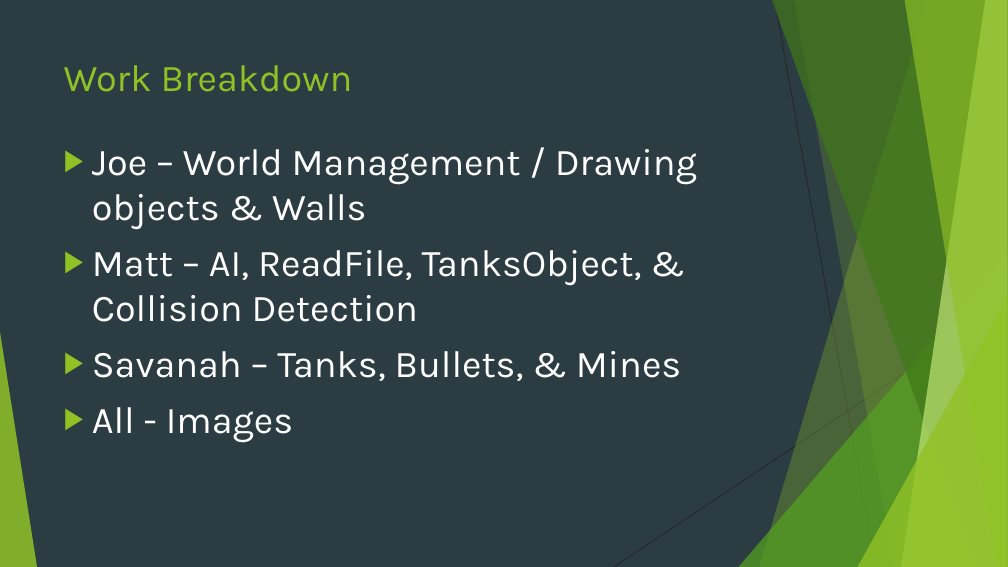
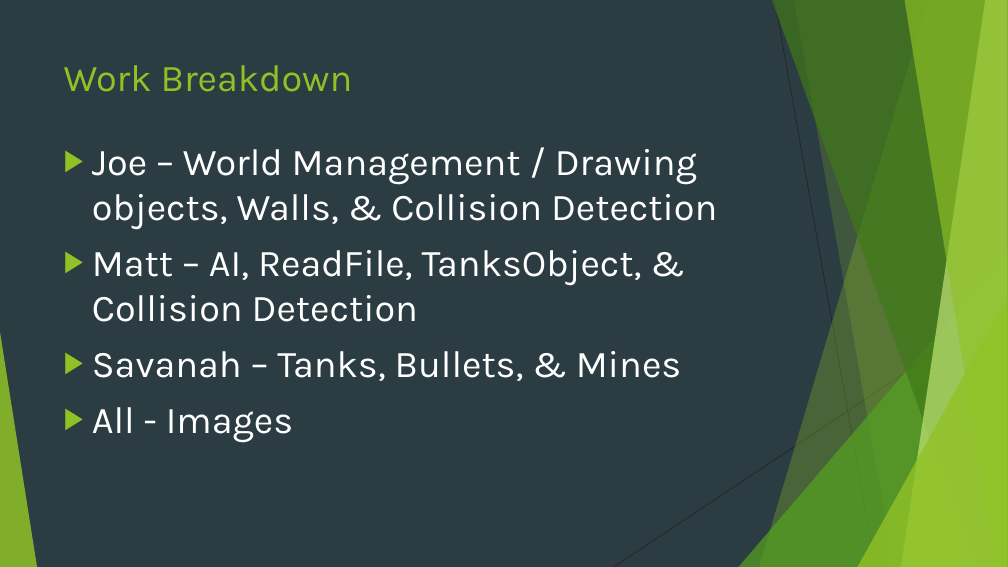
Before and after one commit to goldsteinmt/Tanks, a slide deck: slide 5 of FinalPresentation.pptx. Drawn at 1008x567 pixels with LibreOffice and Linux fonts; fonts in the diff are those of the drawing. Boxes give left, top, right and bottom in pixels: in the first picture for what was removed or moved away, otherwise in the second. Text is boxed around its words. In the diff, an @@ line names an element or a change of style, - is before the commit and + after.

```diff
--- a/FinalPresentation.pptx
+++ b/FinalPresentation.pptx
@@ text at [92,149,717,229]: text changed @@
-▶ Joe – World Management / Drawing objects & Walls
+▶ Joe – World Management / Drawing objects, Walls, & Collision Detection
```
Also in this commit, not shown: 5 other slides changed, 1 other file.
